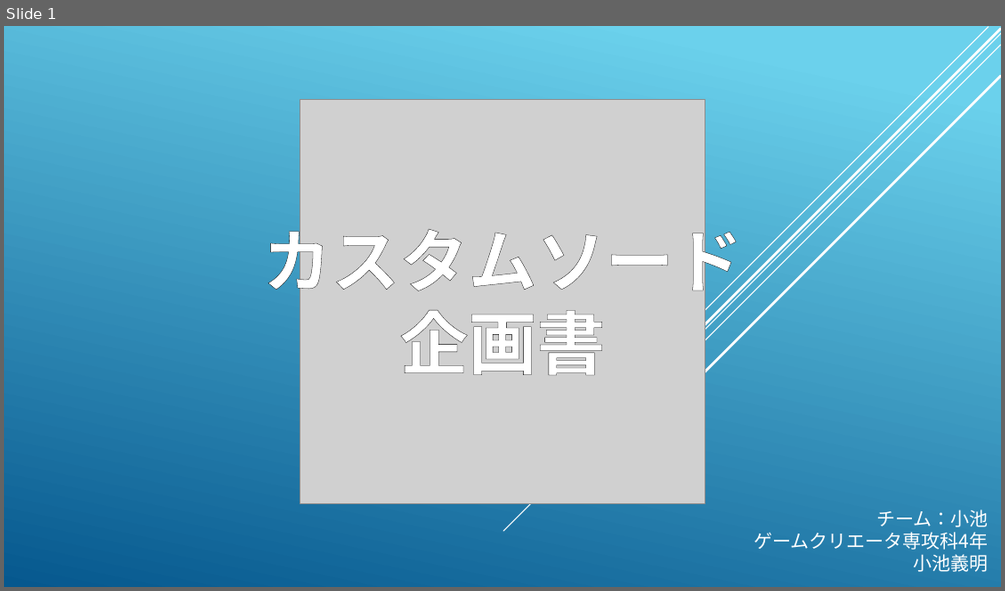
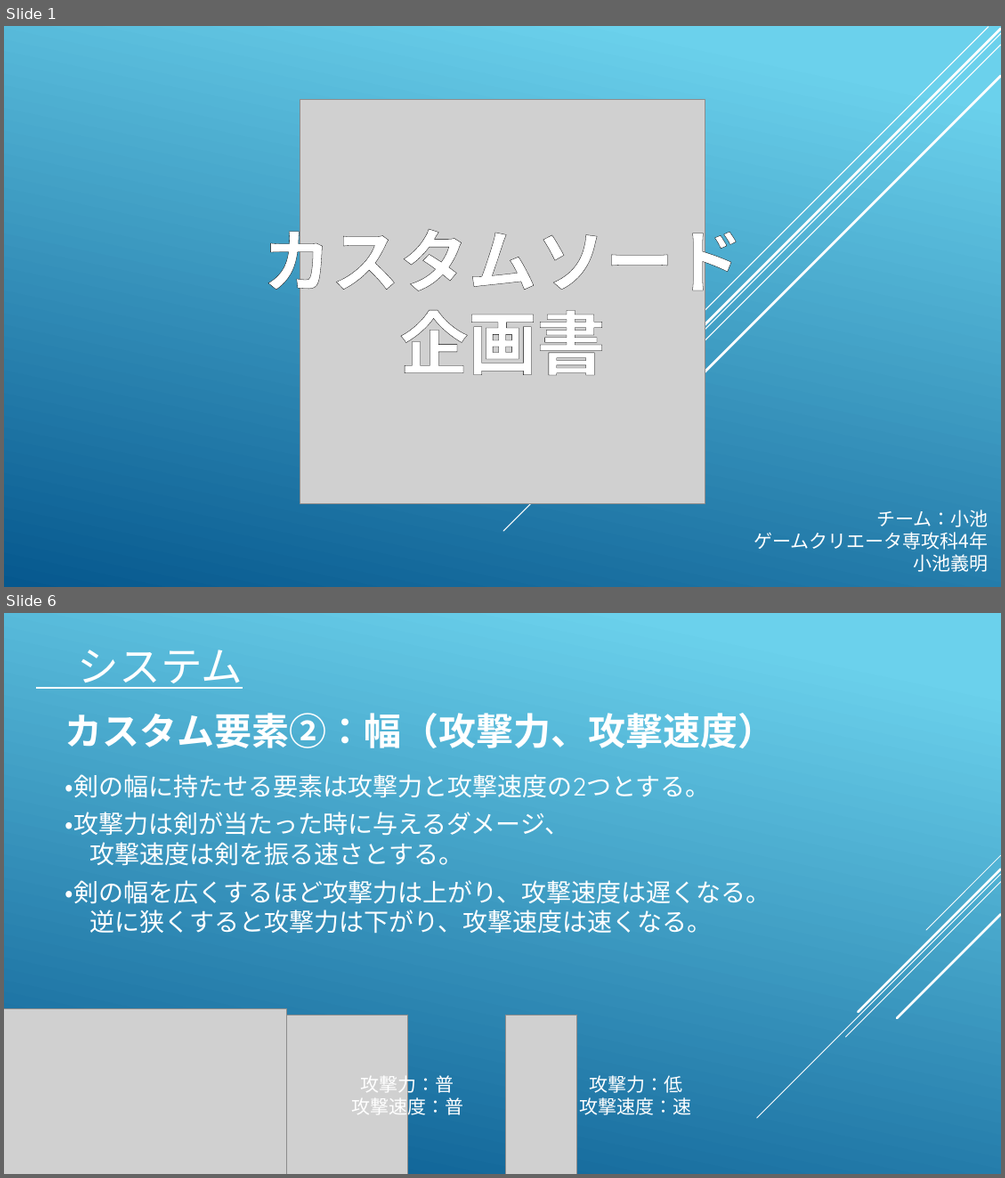
Before and after one commit to koike0723/Aso2020Winter, a slide deck: 企画書.pptx. Shown one above the other, each under a label of ours: slide 1 before the commit, slides 1 and 6 after it; the slides between them are not shown. The pictures are 1005x591 and 1005x1178 pixels, drawn with LibreOffice and Linux fonts; fonts in the diff are those of the drawing; grey boxes stand for pictures. Boxes give left, top, right and bottom in pixels: in the first picture for what was removed or moved away, otherwise in the second. Text is boxed around its words. In the diff, an @@ line names an element or a change of style, - is before the commit and + after.

```diff
--- a/企画書.pptx
+++ b/企画書.pptx
@@ slide 6 added at <box>4,613,1001,1174</box>, background gradient #6ED2EB to #06588E @@
@@ text added at <box>78,649,243,689</box>, 40 pt, text #FFFFFF, underline @@
+システム
@@ text added at <box>65,713,776,748</box>, 36 pt, text #FFFFFF, bold @@
+カスタム要素②：幅（攻撃力、攻撃速度）
@@ text added at <box>65,774,711,797</box>, 24 pt, text #FFFFFF @@
+・剣の幅に持たせる要素は攻撃力と攻撃速度の2つとする。
@@ text added at <box>65,811,570,866</box>, 24 pt, text #FFFFFF @@
+・攻撃力は剣が当たった時に与えるダメージ、
+攻撃速度は剣を振る速さとする。
@@ text added at <box>65,880,770,933</box>, 24 pt, text #FFFFFF @@
+・剣の幅を広くするほど攻撃力は上がり、攻撃速度は遅くなる。
+逆に狭くすると攻撃力は下がり、攻撃速度は速くなる。
@@ group added at <box>757,855,1001,1118</box>: 5 lines @@
@@ picture added at <box>4,1009,287,1174</box> @@
@@ picture added at <box>231,1014,408,1174</box> @@
@@ picture added at <box>505,1014,577,1174</box> @@
@@ text added at <box>351,1072,463,1118</box>, 18 pt, text #FFFFFF @@
+攻撃力：普
+攻撃速度：普
@@ text added at <box>580,1075,692,1115</box>, 18 pt, text #FFFFFF @@
+攻撃力：低
+攻撃速度：速
```
Also in this commit, not shown: 2 slides changed, 16 other slides added, 1 slide removed.
